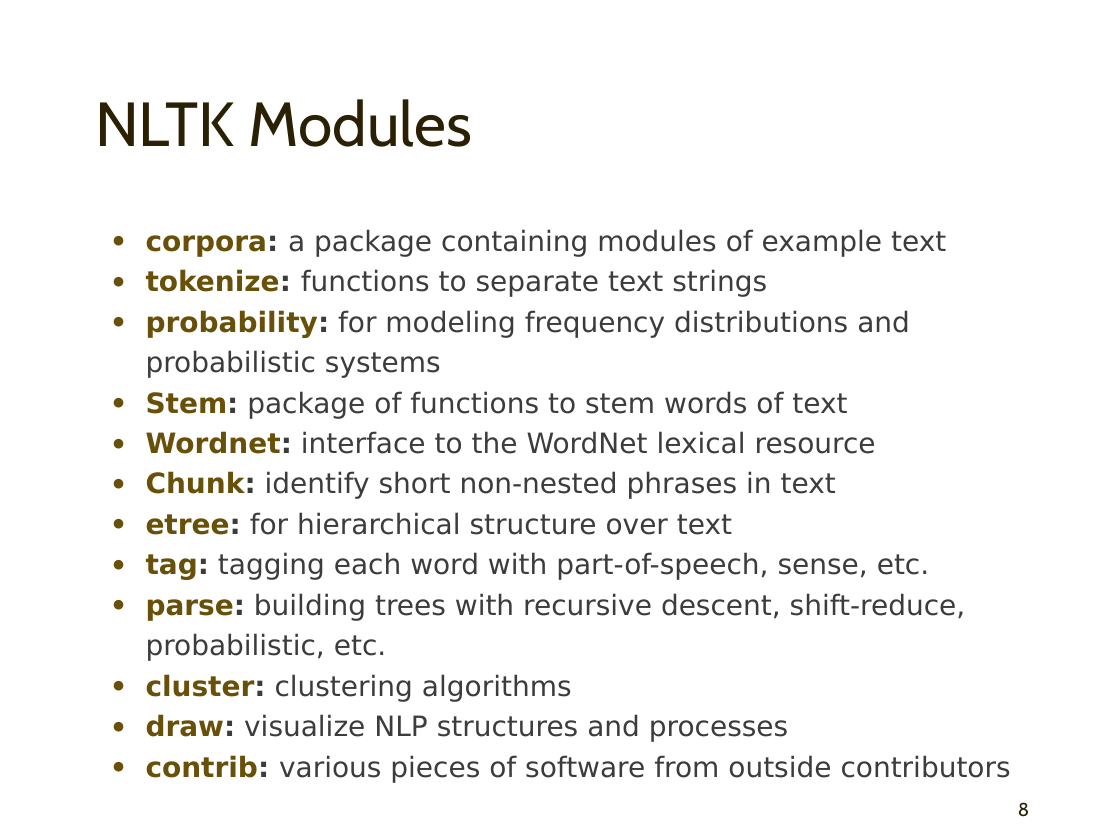
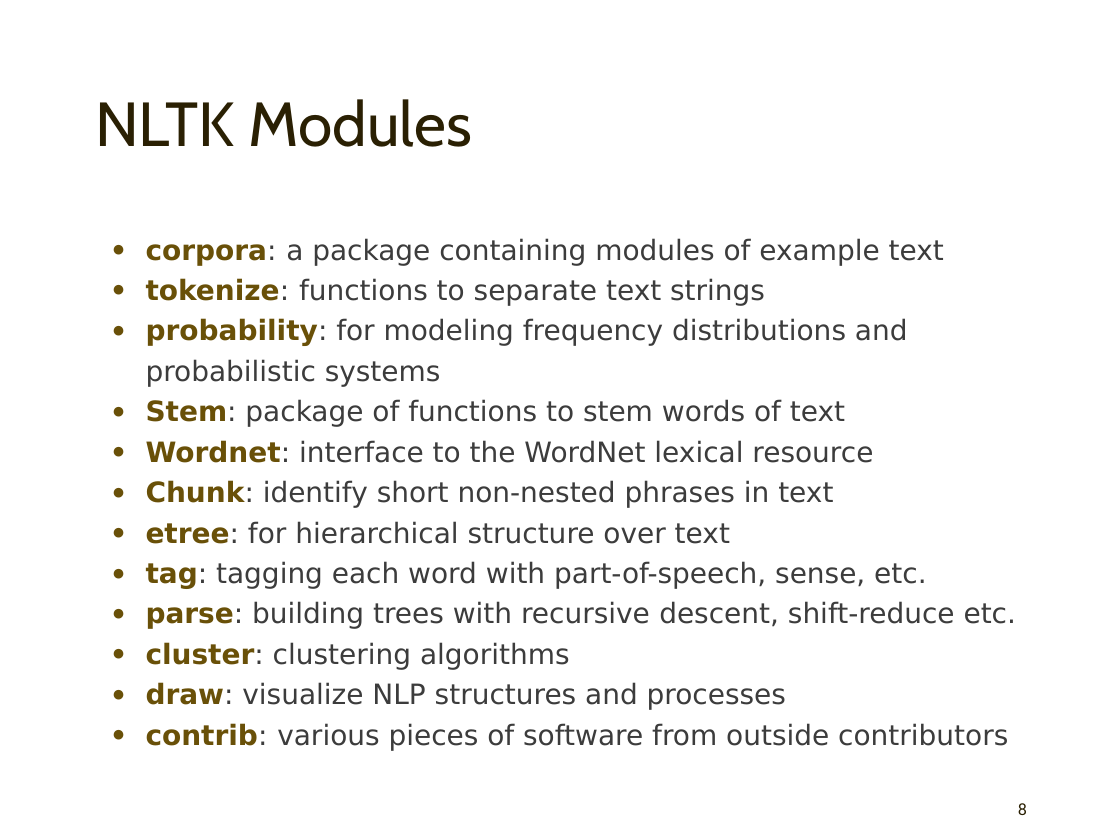
Before and after one commit to mahozad/presentations, a slide deck: slide 8 of nltk.pptx. Drawn at 1120x840 pixels with LibreOffice and Linux fonts; fonts in the diff are those of the drawing. Boxes give left, top, right and bottom in pixels: in the first picture for what was removed or moved away, otherwise in the second. Text is boxed around its words. In the diff, an @@ line names an element or a change of style, - is before the commit and + after.

```diff
--- a/nltk.pptx
+++ b/nltk.pptx
@@ text "corpora: a package containing modules ...": place and size @@
-text "corpora: a package containing modules ..." at (146,229,1011,783)
+text "corpora: a package containing modules ..." at (146,238,1016,751)
@@ text at (146,238,1008,751): bold off in "corpora:", "tokenize:", "probability:", "Stem:" and 7 more places @@
@@ text at (146,601,1016,629): text changed @@
-● parse: building trees with recursive descent, shift-reduce, probabilistic, etc.
+● parse: building trees with recursive descent, shift-reduce etc.
@@ page number at (1018,803,1027,815): size 12 to 10.5 pt, font Cabin to Roboto @@
```
Also in this commit, not shown: 13 other slides changed, 2 slides added, 1 slide removed.
